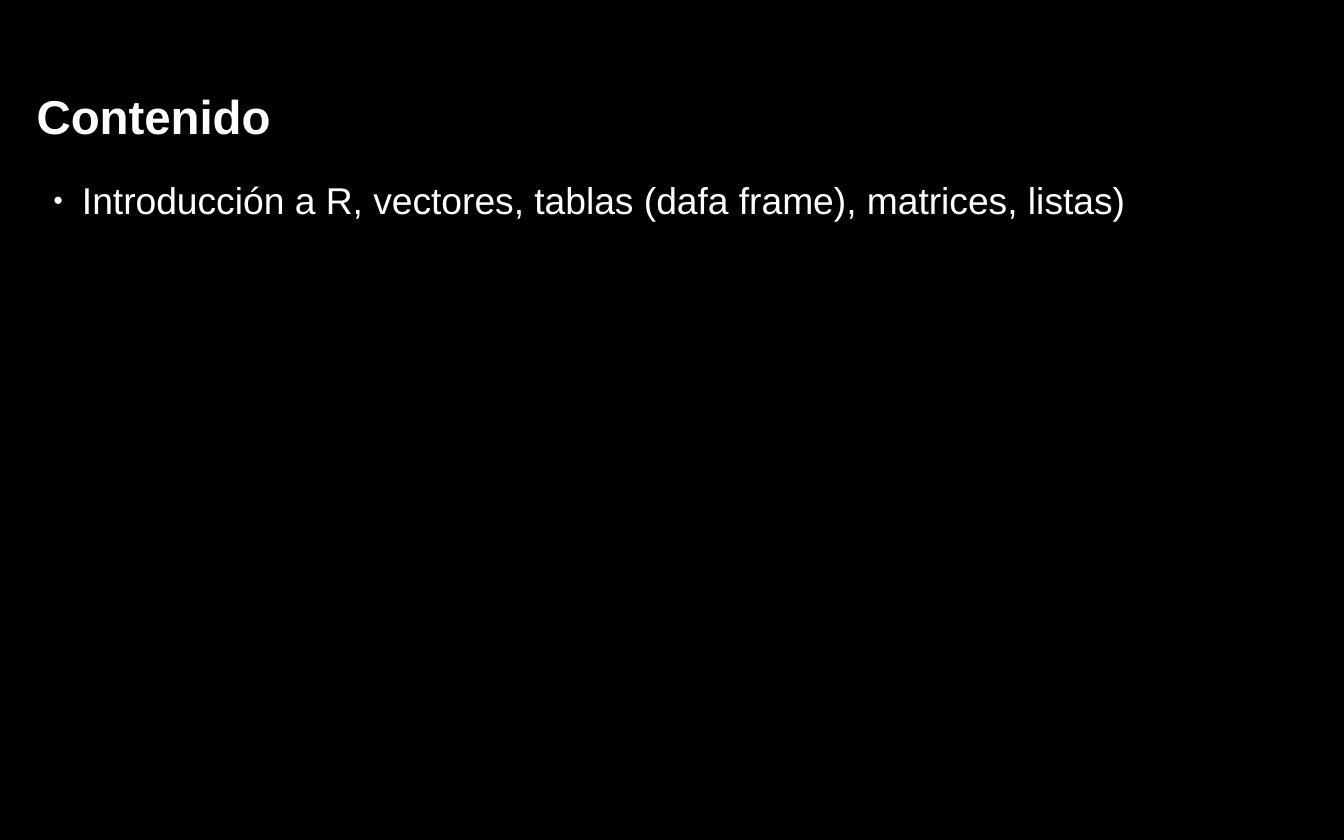
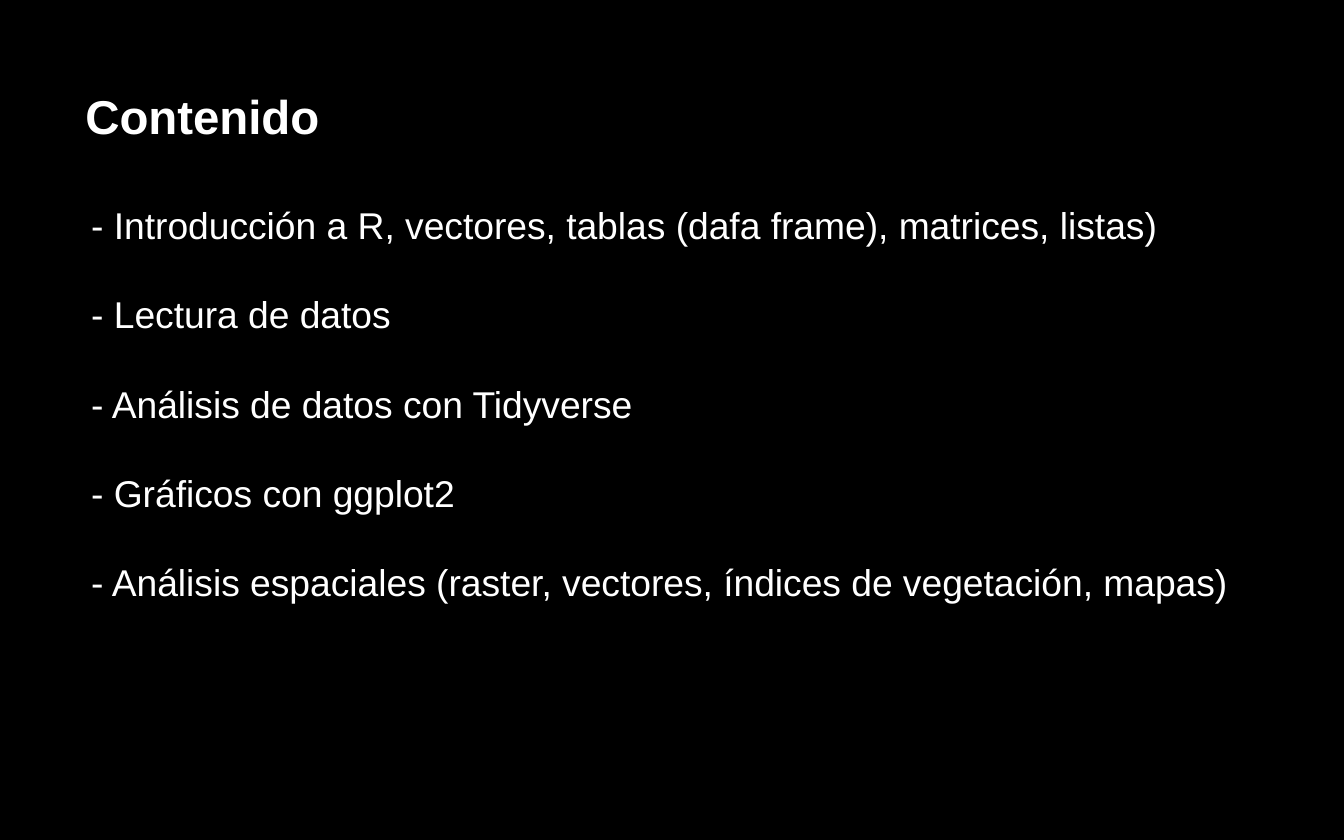
Before and after one commit to lebalcazar/R_IITCA, a slide deck: slide 4 of Presentacion/presentacion_01.odp. Drawn at 1344x840 pixels with LibreOffice and Linux fonts; fonts in the diff are those of the drawing. Boxes give left, top, right and bottom in pixels: in the first picture for what was removed or moved away, otherwise in the second. Text is boxed around its words. In the diff, an @@ line names an element or a change of style, - is before the commit and + after.

```diff
--- a/Presentacion/presentacion_01.odp
+++ b/Presentacion/presentacion_01.odp
@@ title "Contenido": place and size @@
-title "Contenido" at [37, 99, 271, 135]
+title "Contenido" at [85, 99, 319, 135]
@@ title at [112, 211, 1227, 604]: text changed @@
-● Introducción a R, vectores, tablas (dafa frame), matrices, listas)
+- Introducción a R, vectores, tablas (dafa frame), matrices, listas)
+- Lectura de datos
+- Análisis de datos con Tidyverse
+- Gráficos con ggplot2
+- Análisis espaciales (raster, vectores, índices de vegetación, mapas)
```
Also in this commit, not shown: 1 other slide changed, 1 slide added, 1 slide removed, 3 other files.
